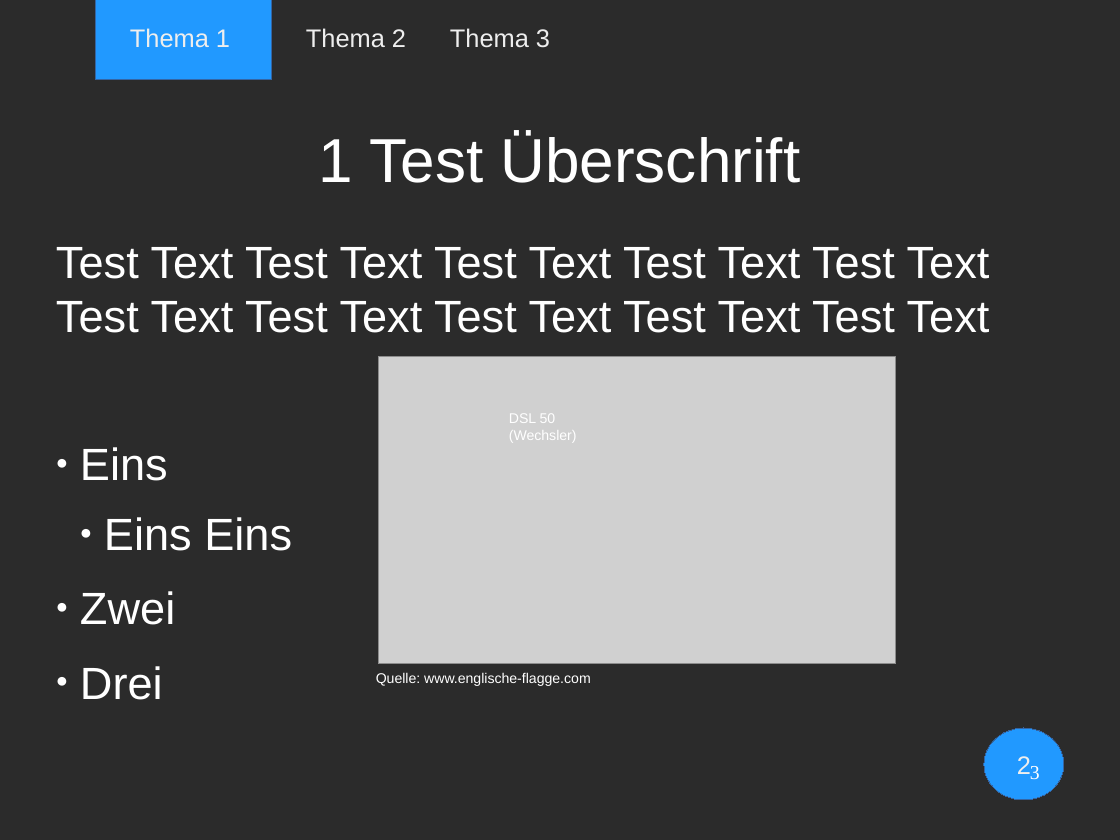
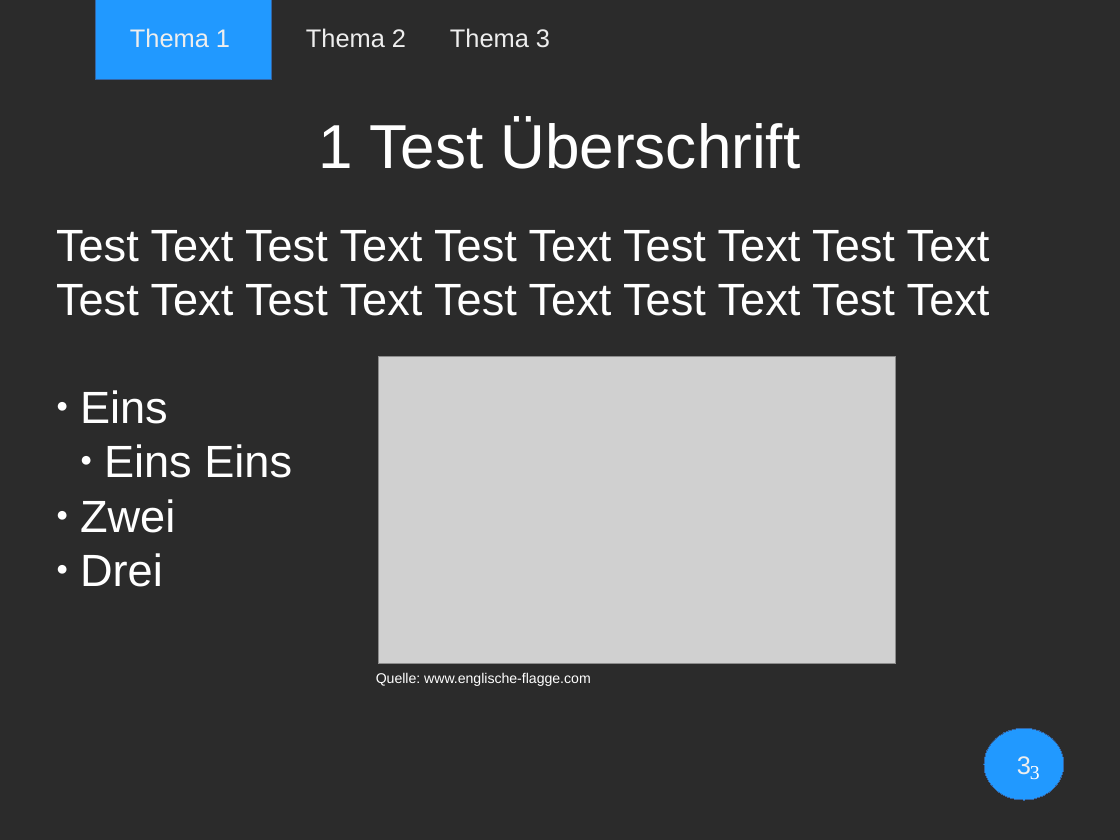
Before and after one commit to Geopras/IdeaWatcher, a slide deck: slide 3 of presentation/Vorlage.odp. Drawn at 1120x840 pixels with LibreOffice and Linux fonts; fonts in the diff are those of the drawing; grey boxes stand for pictures; background and template pictures are left out; a plain dark background stands for a picture behind light text. Boxes give left, top, right and bottom in pixels: in the first picture for what was removed or moved away, otherwise in the second. Text is boxed around its words. In the diff, an @@ line names an element or a change of style, - is before the commit and + after.

Commit message:
Vorlage auf aktuellsten Stand von bassbiene zurücksetzen

```diff
--- a/presentation/Vorlage.odp
+++ b/presentation/Vorlage.odp
@@ title "1 Test Überschrift": place and size @@
-title "1 Test Überschrift" at (319,133,800,183)
+title "1 Test Überschrift" at (319,119,800,169)
@@ subtitle "Test Text Test Text Test ...": place and size @@
-subtitle "Test Text Test Text Test ..." at (56,247,990,700)
+subtitle "Test Text Test Text Test ..." at (56,230,990,587)
@@ subtitle "Test Text Test Text Test ..." at (56,230,990,587): less space between paragraphs @@
@@ text removed at (509,414,577,442) @@
-DSL 50 (Wechsler)
@@ ellipse removed at (985,729,1065,801) @@
-2
@@ page number added at (985,729,1065,801), fill #2199FF, outline #3465A4 0 pt, 18 pt, text #EEEEEE @@
+3
```
